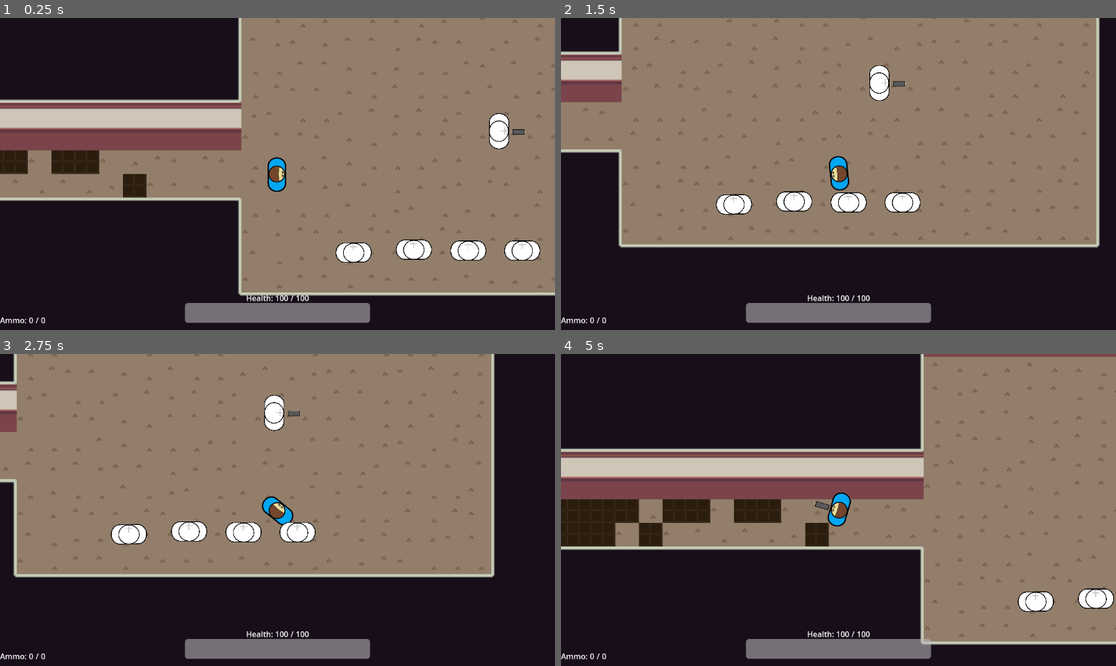
Above: before the commit, frames 1-4 (two rows, left to right).
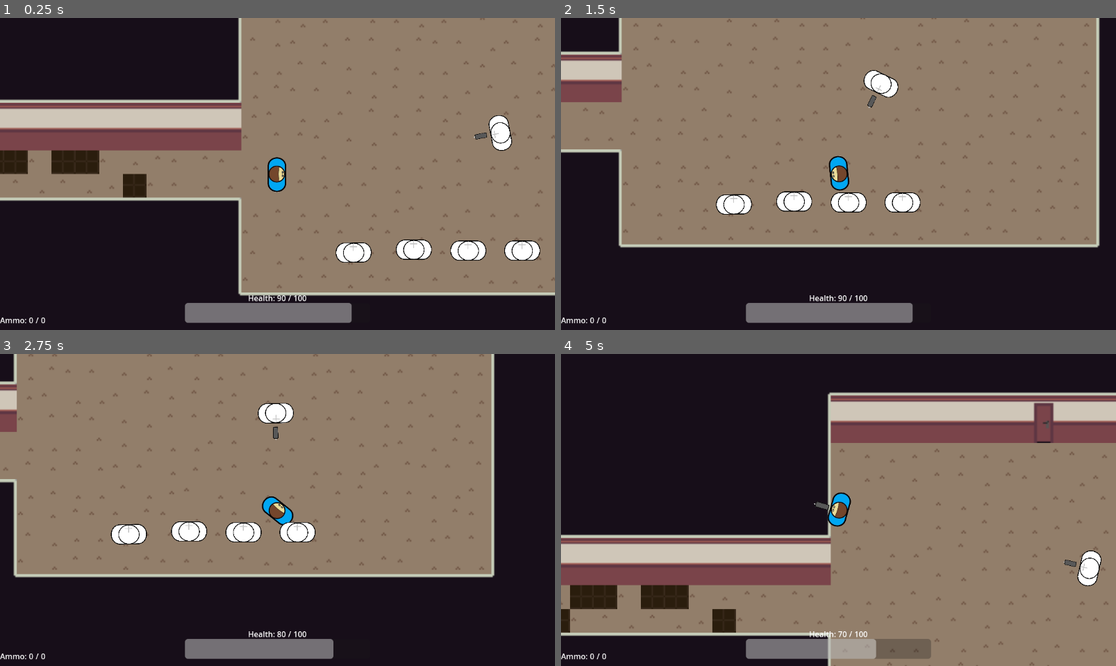
Above: after the commit, the same moments.

Repository: 18teasi/EPQ-Artifact-IT
Game: Godot game, scene res://Assets/testing scene.tscn
Same seed, same stepped clock (60 frames per second), same inputs: the game is played once before the commit and once after it.
Inputs (mouse positions are in pixels of both pictures, inside the frame that each line leads up to):
- Up to frame 1 (0.25 s): no input
- Up to frame 2 (1.5 s): tap Enter at 0.5 s; move the mouse to (960, 158) at 0.52 s; hold D (MoveRight) 0.53-1.28 s; hold F 0.53-1.28 s; move the mouse to (727, 189) at 1.27 s; hold S (MoveDown) from 1.28 s (still down); click (727, 189) at 1.35 s
- Up to frame 3 (2.75 s): tap F at 1.55 s; tap Space at 2 s; move the mouse to (333, 441) at 2.02 s; release S (MoveDown) at 2.03 s; hold D (MoveRight) from 2.03 s (still down); hold F from 2.03 s (still down); tap 0 (Weapon 0) at 2.1 s
- Up to frame 4 (5 s): move the mouse to (810, 572) at 2.77 s; release D (MoveRight) at 2.78 s; release F at 2.78 s; hold W (MoveUp) 2.78-3.53 s; tap 2 (Weapon 2) at 2.85 s; tap F at 3.05, 4.35 s; move the mouse to (1005, 556) at 3.52 s; hold F 3.53-4.28 s; hold A (MoveLeft) from 3.53 s (still down); tap 1 (weapon 1) at 3.6 s; move the mouse to (672, 463) at 4.27 s

The runs differ from the first frame. In frame 1, 0.7% of the frame differs, in the area x 44-95%, y 30-98%; in frame 2, 0.8%; in frame 3, 1.0%; in frame 4, 52%, in the area x 0-100%, y 0-100%.
Error before the commit: Parse Error: Identifier "arena" not declared in the current scope. (res://Assets/Environment/arena_door.gd:22)

Commit message:
Made a turret

Diff:
--- a/EPQ Godot project - Testing environment/EPQ Godot project - Testing environment/Assets/Characters/Basic man/Basic man.gd
+++ b/EPQ Godot project - Testing environment/EPQ Godot project - Testing environment/Assets/Characters/Basic man/Basic man.gd
@@ -45,7 +45,10 @@
 
 # Called every frame. 'delta' is the elapsed time since the previous frame.
 func _process(_delta):
+	#updates the position of the player for enemy tracking
+	Global.playerpos = global_position
 	#movement code
+	print(Global.playerpos)
 	var direction = Input.get_vector("MoveLeft","MoveRight","MoveUp","MoveDown")
 	velocity = direction * 500
 	move_and_slide()
@@ -86,8 +89,6 @@
 		Global.weapon = 2
 		$GameWeaponSprite.texture = textures[weapon-1]
 		player_weapon_change.emit()
-	if Input.is_key_pressed(KEY_F):
-		dead()
 
 
 
--- /dev/null
+++ b/EPQ Godot project - Testing environment/EPQ Godot project - Testing environment/Assets/Characters/Enemies/Enemy spawners/turret_spawner.tscn
@@ -0,0 +1,6 @@
+[gd_scene load_steps=2 format=3 uid="uid://bjvn0w1vwp1t3"]
+
+[ext_resource type="Script" path="res://Turret spawner.gd" id="1_klthu"]
+
+[node name="Turret spawner" type="Node2D"]
+script = ExtResource("1_klthu")
--- /dev/null
+++ b/EPQ Godot project - Testing environment/EPQ Godot project - Testing environment/Assets/Characters/Enemies/Turret.tscn
@@ -0,0 +1,41 @@
+[gd_scene load_steps=6 format=3 uid="uid://tl8k41fg36gk"]
+
+[ext_resource type="Script" path="res://Assets/Characters/test_dummy_with_gun.gd" id="1_x8ssb"]
+[ext_resource type="Texture2D" uid="uid://cv0r00eewyec1" path="res://Assets/PNGs/Turret head.png" id="2_73h7p"]
+[ext_resource type="Script" path="res://Assets/Characters/Enemies/TurretBase.gd" id="3_h30o4"]
+[ext_resource type="Texture2D" uid="uid://bwe62bjpmym6x" path="res://Assets/PNGs/Turret base.png" id="3_yx5ei"]
+
+[sub_resource type="CircleShape2D" id="CircleShape2D_pa135"]
+radius = 206.474
+
+[node name="Test Dummy" type="CharacterBody2D"]
+script = ExtResource("1_x8ssb")
+
+[node name="Attack cooldown" type="Timer" parent="."]
+
+[node name="TurretBase" type="Sprite2D" parent="."]
+position = Vector2(2.38419e-07, -1)
+scale = Vector2(0.399999, 0.399999)
+texture = ExtResource("3_yx5ei")
+script = ExtResource("3_h30o4")
+
+[node name="CollisionShape2D" type="CollisionShape2D" parent="."]
+z_index = 1
+position = Vector2(-1.00001, -2.00001)
+rotation = 1.5708
+scale = Vector2(0.171986, 0.171986)
+shape = SubResource("CircleShape2D_pa135")
+
+[node name="Turret head" type="Sprite2D" parent="."]
+z_index = 1
+position = Vector2(1.19209e-07, -3)
+rotation = 1.5828
+scale = Vector2(0.171986, 0.171986)
+texture = ExtResource("2_73h7p")
+
+[node name="Attack spawn" type="Marker2D" parent="."]
+position = Vector2(47, -2)
+rotation = 1.57079
+scale = Vector2(0.0800003, 0.0800003)
+
+[connection signal="timeout" from="Attack cooldown" to="." method="_on_attack_cooldown_timeout"]
--- /dev/null
+++ b/EPQ Godot project - Testing environment/EPQ Godot project - Testing environment/Assets/Characters/Enemies/TurretBase.gd
@@ -0,0 +1,11 @@
+extends Sprite2D
+
+
+# Called when the node enters the scene tree for the first time.
+func _ready():
+	pass # Replace with function body.
+
+
+# Called every frame. 'delta' is the elapsed time since the previous frame.
+func _process(delta):
+	global_rotation = 0.0
--- a/EPQ Godot project - Testing environment/EPQ Godot project - Testing environment/Assets/Characters/test_dummy_with_gun.gd
+++ b/EPQ Godot project - Testing environment/EPQ Godot project - Testing environment/Assets/Characters/test_dummy_with_gun.gd
@@ -9,7 +9,7 @@
 
 func on_primary_fire():
 	var bulletspawn = $"Attack spawn"
-	var direction = ($GameWeaponPistol.position).normalized()
+	var direction = (Global.playerpos - position).normalized()
 	enemy_primary_fire.emit(bulletspawn.global_position, direction, damage)
 	can_primary_fire = false
 	$"Attack cooldown".start()
@@ -17,6 +17,7 @@
 
 
 func _process(_delta):
+	look_at(Global.playerpos)
 	if health <= 0:
 		dead()
 	if can_primary_fire:
--- a/EPQ Godot project - Testing environment/EPQ Godot project - Testing environment/Assets/Characters/test_dummy_with_gun.tscn
+++ b/EPQ Godot project - Testing environment/EPQ Godot project - Testing environment/Assets/Characters/test_dummy_with_gun.tscn
@@ -8,6 +8,7 @@
 size = Vector2(360.495, 186.062)
 
 [node name="Test Dummy" type="CharacterBody2D"]
+rotation = -0.00342749
 script = ExtResource("1_s2622")
 
 [node name="TestDummy" type="Sprite2D" parent="."]
--- a/EPQ Godot project - Testing environment/EPQ Godot project - Testing environment/Assets/testing scene.gd
+++ b/EPQ Godot project - Testing environment/EPQ Godot project - Testing environment/Assets/testing scene.gd
@@ -3,7 +3,9 @@
 
 # Called when the node enters the scene tree for the first time.
 
-
+func _ready():
+	for enemy in get_tree().get_nodes_in_group("Enemy"):
+		enemy.connect("enemy_primary_fire", _enemy_primary_fire)
 
 # Called every frame. 'delta' is the elapsed time since the previous frame.
 
@@ -18,7 +20,7 @@
 	$Projectiles.add_child(bullet)
 
 
-func _on_gun_dummy_enemy_primary_fire(pos, direction, damage):
+func _enemy_primary_fire(pos, direction, damage):
 	var bullet = bullet_scene.instantiate() as Area2D
 	bullet.position = pos
 	bullet.rotation_degrees = rad_to_deg(direction.angle()) + 90
@@ -40,4 +42,4 @@
 func _on_basic_man_player_died():
 	dead()
 func dead():
-	get_tree().change_scene("res://Death scene.tscn")
+	get_tree().change_scene_to_file("res://Death scene.tscn")
--- a/EPQ Godot project - Testing environment/EPQ Godot project - Testing environment/Assets/testing scene.tscn
+++ b/EPQ Godot project - Testing environment/EPQ Godot project - Testing environment/Assets/testing scene.tscn
@@ -6,7 +6,7 @@
 [ext_resource type="PackedScene" uid="uid://dhu5qyi3a0vax" path="res://Assets/Characters/test_dummy_with_gun.tscn" id="5_ra3iw"]
 [ext_resource type="Texture2D" uid="uid://ceirm1smji3if" path="res://Assets/PNGs/bgtiles.png" id="6_i3fb6"]
 [ext_resource type="PackedScene" uid="uid://b1inlv6pg8s4o" path="res://Player UI.tscn" id="7_l1bmv"]
-[ext_resource type="PackedScene" uid="uid://cmbjhdf3brt32" path="res://Assets/Environment/arena_door.tscn" id="7_n66t1"]
+[ext_resource type="PackedScene" uid="uid://tl8k41fg36gk" path="res://Assets/Characters/Enemies/Turret.tscn" id="7_pbpcw"]
 
 [sub_resource type="TileMapPattern" id="TileMapPattern_q2fa2"]
 tile_data = PackedInt32Array(0, 262144, 4, 65536, 262144, 5)
@@ -298,9 +298,9 @@
 position = Vector2(447, 171)
 rotation = -1.57079
 
-[node name="Gun Dummy" parent="." instance=ExtResource("5_ra3iw")]
+[node name="Gun Dummy" parent="." groups=["Enemy"] instance=ExtResource("5_ra3iw")]
 position = Vector2(398, -74)
-rotation = 0.00599242
+rotation = -0.411393
 
 [node name="TileMap" type="TileMap" parent="."]
 position = Vector2(10, 61.9999)
@@ -320,12 +320,9 @@
 [node name="CollisionPolygon2D" type="CollisionPolygon2D" parent="Level collision"]
 polygon = PackedVector2Array(7.14773, 17.8693, 329.77, 18.5191, 330.745, -148.153, 329.77, -205.01, 329.77, -181.292, 5 …(435 unchanged characters)…
 
-[node name="Arena door" parent="." instance=ExtResource("7_n66t1")]
-position = Vector2(-1124, -40)
-scale = Vector2(-0.425929, -0.425929)
-metadata/Arena_no = 2
+[node name="Turret 1" parent="." groups=["Enemy"] instance=ExtResource("7_pbpcw")]
+position = Vector2(-1579, 306)
 
 [connection signal="player_died" from="BasicMan" to="." method="_on_basic_man_player_died"]
 [connection signal="player_primary_fire" from="BasicMan" to="." method="_on_basic_man_player_primary_fire"]
 [connection signal="player_weapon_change" from="BasicMan" to="." method="_on_basic_man_player_weapon_change"]
-[connection signal="enemy_primary_fire" from="Gun Dummy" to="." method="_on_gun_dummy_enemy_primary_fire"]
--- a/EPQ Godot project - Testing environment/EPQ Godot project - Testing environment/Death scene.gd
+++ b/EPQ Godot project - Testing environment/EPQ Godot project - Testing environment/Death scene.gd
@@ -3,4 +3,5 @@
 
 
 func _on_button_pressed():
-	get_tree().change_scene("res://Assets/testing scene.tscn")
+	get_tree().change_scene_to_file("res://Assets/testing scene.tscn")
+	Global.currentammo = [0,0,150]
--- /dev/null
+++ b/EPQ Godot project - Testing environment/EPQ Godot project - Testing environment/Turret spawner.gd
@@ -0,0 +1,7 @@
+extends Node2D
+var turret_scene: PackedScene = preload("res://Assets/Characters/Enemies/Turret.tscn")
+
+# Called when the node enters the scene tree for the first time.
+func on_turret_spawn():
+	var turret = turret_scene.instantiate() as Node2D
+	add_child(turret)
--- a/EPQ Godot project - Testing environment/EPQ Godot project - Testing environment/globals/Global.gd
+++ b/EPQ Godot project - Testing environment/EPQ Godot project - Testing environment/globals/Global.gd
@@ -3,7 +3,7 @@
 var currentammo = [0,0,150]
 var maxammo = [0,0,150]
 var weapon = 0
-
+var playerpos = 0
 
 var playerhealth = 100
 var playermaxhealth = 100
Binary file added: EPQ Godot project - Testing environment/EPQ Godot project - Testing environment/Assets/PNGs/Turret base.png
Not shown, added: EPQ Godot project - Testing environment/EPQ Godot project - Testing environment/Assets/PNGs/Turret base.png.import
Binary file added: EPQ Godot project - Testing environment/EPQ Godot project - Testing environment/Assets/PNGs/Turret head.png
Not shown, added: EPQ Godot project - Testing environment/EPQ Godot project - Testing environment/Assets/PNGs/Turret head.png.import
